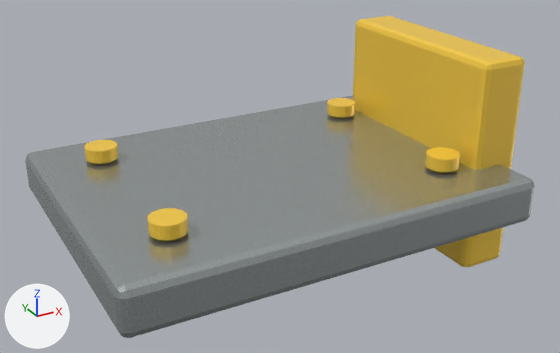
A saved change to the glTF model assets/models/items/item-reinforced-iron-plate/item-reinforced-iron-plate_variant_b.glb.
Both versions are drawn from a 50 mm camera at (-0.516, -0.971, 0.747) aimed at (0.013, -0.009, 0.266). The axes (+X, +Y, +Z) are drawn at lower left. The lights are the same throughout. The older version comes first. Objects named as collision shapes, trigger or cutter boxes, shadow casters or lower levels of detail are left out. Where no turn or scale is listed for an object, it has been applied to the vertices.

Objects in the first picture: 'Flat material sheet', 'Sheet fastener', 'Sheet fastener.001', 'Sheet fastener.002', 'Sheet fastener.003', 'Variant reinforcement'.
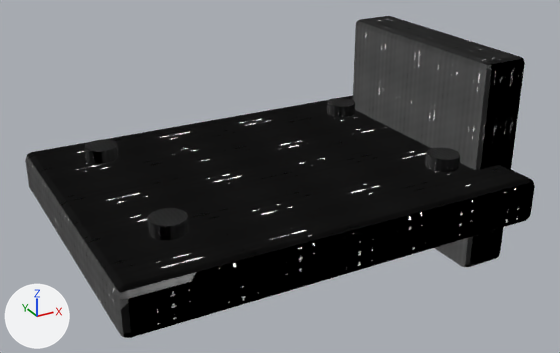
The newer file is also turned or shifted as a whole; pictures and numbers use the older file's frame.

Edits to the bpy script that builds the scene:
```text
Add img_metal_height:
    img_metal_height = load_image('metal_height', '_unpacked/metal_height', 256, 256, 'Non-Color')
Add img_metal_roughness_001:
    img_metal_roughness_001 = load_image('metal_roughness.001', '_unpacked/metal_roughness.001', 256, 256, 'Non-Color')
Add img_metal_albedo:
    img_metal_albedo = load_image('metal_albedo', '_unpacked/metal_albedo', 256, 256, 'sRGB')
Add img_metal_roughness:
    img_metal_roughness = load_image('metal_roughness', '_unpacked/metal_roughness', 256, 256, 'Non-Color')
Change mat_item_brushed_metal:
    remove # nodes: BsdfPrincipled, OutputMaterial
    remove # colours: light grey #b8bfbf
    nodes: BsdfPrincipled, Math, NormalMap, OutputMaterial, SeparateColor, TexImage x3
    uses the picture img_metal_albedo
    uses the picture img_metal_height
    uses the picture img_metal_roughness
Change mat_item_safety_yellow:
    remove # nodes: BsdfPrincipled, OutputMaterial
    remove # colours: yellow #ffd345
    nodes: BsdfPrincipled, Math, NormalMap, OutputMaterial, SeparateColor, TexImage x3
    uses the picture img_metal_albedo
    uses the picture img_metal_height
    uses the picture img_metal_roughness_001
Change mat_item_safety_yellow_001:
    remove # nodes: BsdfPrincipled, OutputMaterial
    remove # colours: yellow #ffd345
    nodes: BsdfPrincipled, Math, NormalMap, OutputMaterial, SeparateColor, TexImage x3
    uses the picture img_metal_albedo
    uses the picture img_metal_height
    uses the picture img_metal_roughness_001
```

What differs and where, as boxes (x1, y1, x2, y2) in the pictures (560 x 353 px):
'Flat material sheet', surface changed (light grey to black): (25, 95, 535, 338) in both
'Variant reinforcement', surface changed (yellow to grey): (353, 16, 525, 267) in both
'Sheet fastener', surface changed (yellow to black): (147, 208, 188, 240) in both
'Sheet fastener.002', surface changed (yellow to black): (425, 147, 460, 172) in both
'Sheet fastener.001', surface changed (yellow to black): (84, 140, 118, 164) in both
'Sheet fastener.003', surface changed (yellow to black): (327, 98, 355, 117) in both
